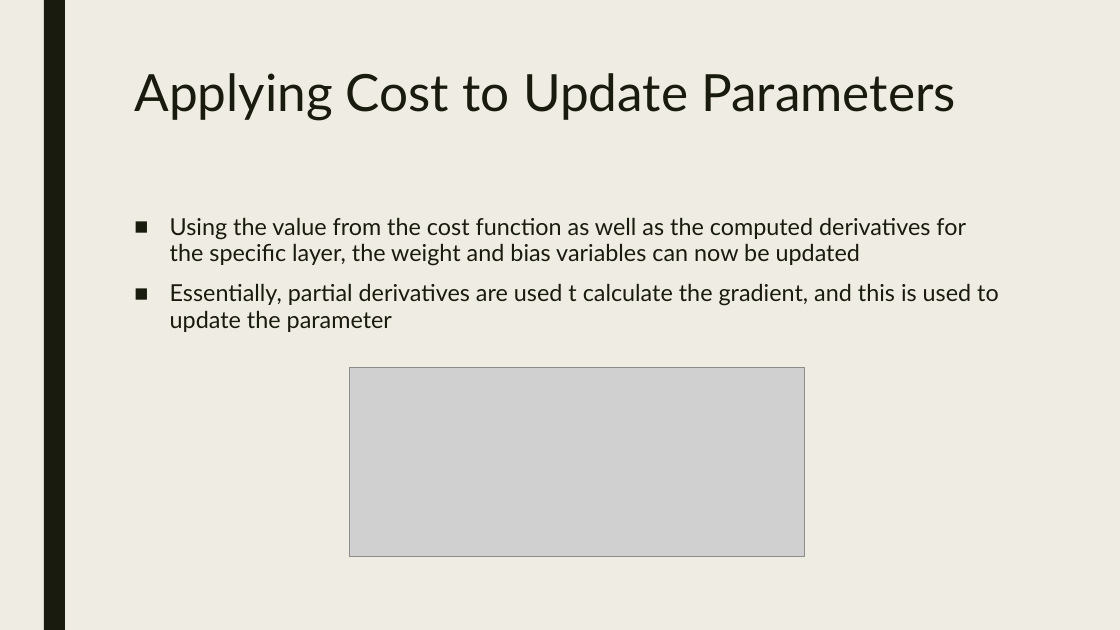
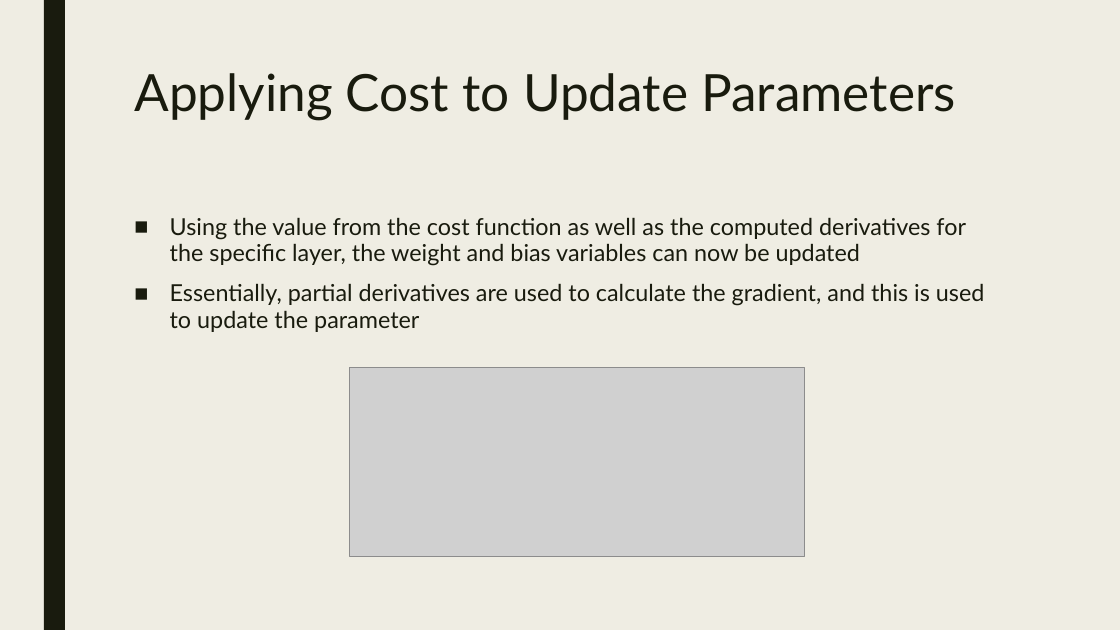
Before and after one commit to akiljames83/MacAI-2018, a slide deck: slide 15 of Lessons/Lesson2.pptx (slide 16 before the commit). Drawn at 1120x630 pixels with LibreOffice and Linux fonts; fonts in the diff are those of the drawing; grey boxes stand for pictures. Boxes give left, top, right and bottom in pixels: in the first picture for what was removed or moved away, otherwise in the second. Text is boxed around its words. In the diff, an @@ line names an element or a change of style, - is before the commit and + after.

```diff
--- a/Lessons/Lesson2.pptx
+++ b/Lessons/Lesson2.pptx
@@ text at bbox=[170, 283, 985, 332]: text changed @@
-■ Essentially, partial derivatives are used t calculate the gradient, and this is used to update the parameter
+■ Essentially, partial derivatives are used to calculate the gradient, and this is used to update the parameter
```
Also in this commit, not shown: 5 other slides changed, 2 slides added, 2 slides removed.
